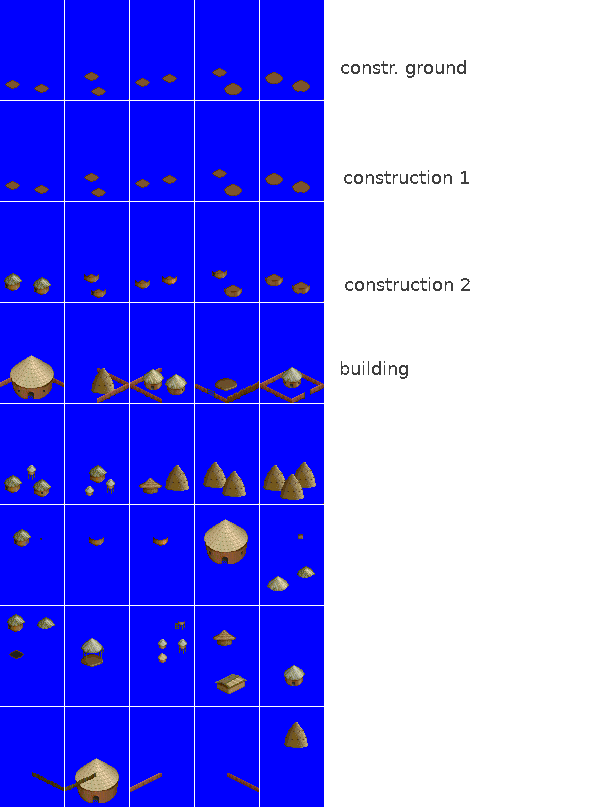
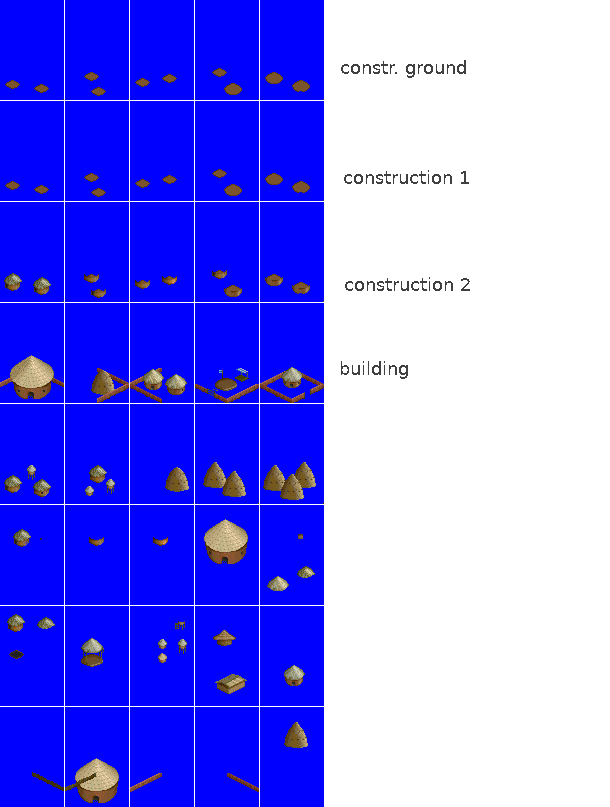
Revision of a layered 610px x 807px image; what changed, layer by layer:
painted on "fencefront" over left=227, top=381, right=259, bottom=403
painted on "roof" over left=10, top=356, right=248, bottom=489
painted on "building" over left=11, top=368, right=249, bottom=494
painted on "ground" over left=13, top=375, right=180, bottom=494
